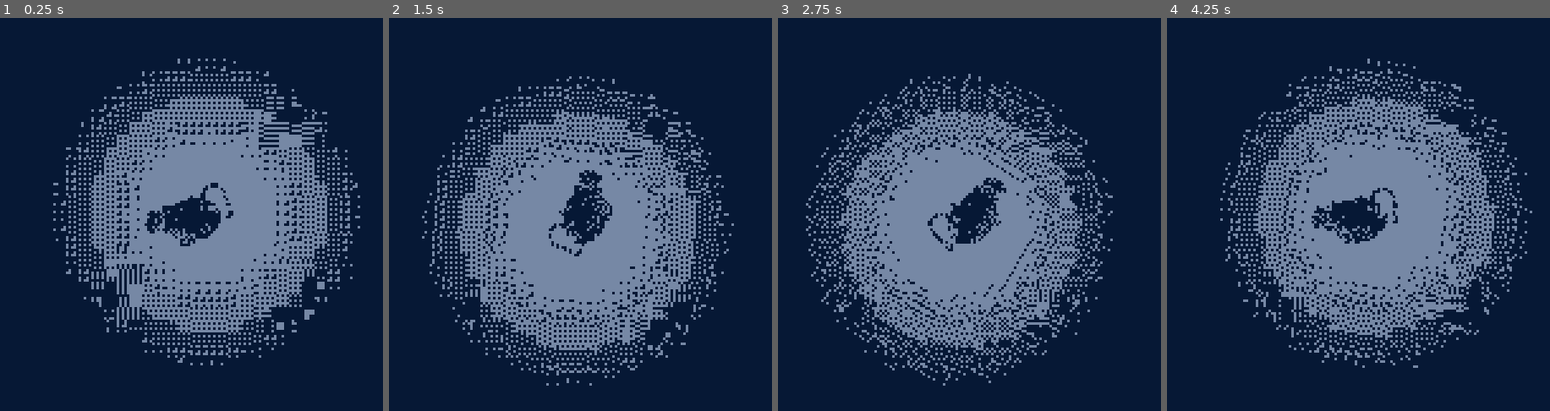
Above: before the commit, frames 1-4 (left to right).
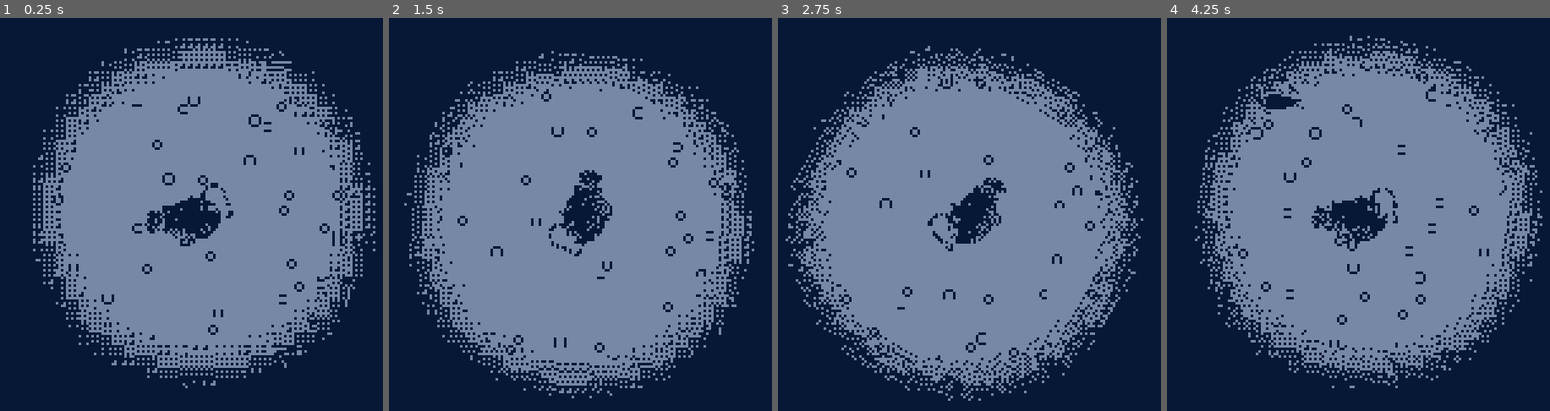
Above: after the commit, the same moments.

Repository: svilinskis1/apex-predator
Game: Godot game, scene res://scenes/levels/main.tscn
Same seed, same stepped clock (60 frames per second), same inputs: the game is played once before the commit and once after it.
Inputs:
- Up to frame 1 (0.25 s): no input
- Up to frame 2 (1.5 s): hold D (right) 0.53-1.28 s; hold A (left) from 1.28 s (still down)
- Up to frame 3 (2.75 s): release A (left) at 2.03 s; hold D (right) from 2.03 s (still down)
- Up to frame 4 (4.25 s): release D (right) at 2.78 s; hold W (forward) 2.78-3.53 s; hold A (left) from 3.53 s (still down)

The runs differ from the first frame. In frame 1, 24% of the frame differs, in the area x 8-99%, y 5-95%; in frame 2, 24%; in frame 3, 24%; in frame 4, 24%.

Commit message:
bubbles

Diff:
--- /dev/null
+++ b/alpha predator/assets/shaders/bubbles.gdshader
@@ -0,0 +1,9 @@
+shader_type canvas_item;
+
+
+uniform float speed;
+
+
+void fragment () {
+	COLOR = texture(TEXTURE, vec2(UV.x + TIME * speed, UV.y));
+}
--- a/alpha predator/scenes/characters/player.tscn
+++ b/alpha predator/scenes/characters/player.tscn
@@ -14,7 +14,7 @@
 radius = 9.0
 
 [sub_resource type="CircleShape2D" id="CircleShape2D_wsr1x"]
-radius = 26.0
+radius = 42.0476
 
 [node name="player" type="CharacterBody2D"]
 script = ExtResource("1_lbji8")
@@ -40,7 +40,7 @@
 show_behind_parent = true
 z_index = -1
 position = Vector2(5, -2)
-scale = Vector2(4.89415, 4.89415)
+scale = Vector2(4.5, 4.5)
 texture = ExtResource("2_wfn37")
 
 [node name="Anglerfish" type="Sprite2D" parent="."]
--- a/alpha predator/scenes/levels/bubbles.tscn
+++ b/alpha predator/scenes/levels/bubbles.tscn
@@ -1,5 +1,49 @@
-[gd_scene format=3 uid="uid://i4mrdcgok8ht"]
+[gd_scene load_steps=5 format=3 uid="uid://i4mrdcgok8ht"]
+
+[ext_resource type="Shader" path="res://assets/shaders/bubbles.gdshader" id="1_g78ui"]
+[ext_resource type="Script" path="res://scripts/bubbles.gd" id="1_x33is"]
+[ext_resource type="Texture2D" uid="uid://0cysg5v3e68a" path="res://assets/sprites/bubbles.png" id="3_vbl8h"]
+
+[sub_resource type="ShaderMaterial" id="ShaderMaterial_rx00d"]
+shader = ExtResource("1_g78ui")
+shader_parameter/speed = null
 
 [node name="bubbles" type="Node2D"]
+scale = Vector2(0.75, 0.75)
+script = ExtResource("1_x33is")
 
-[node name="Sprite2D" type="Sprite2D" parent="."]
+[node name="bubbles1" type="TextureRect" parent="."]
+texture_repeat = 2
+material = SubResource("ShaderMaterial_rx00d")
+offset_right = 260.0
+offset_bottom = 360.0
+texture = ExtResource("3_vbl8h")
+metadata/_edit_use_anchors_ = true
+
+[node name="bubbles2" type="TextureRect" parent="."]
+texture_repeat = 2
+material = SubResource("ShaderMaterial_rx00d")
+offset_top = 344.0
+offset_right = 260.0
+offset_bottom = 704.0
+texture = ExtResource("3_vbl8h")
+metadata/_edit_use_anchors_ = true
+
+[node name="bubbles3" type="TextureRect" parent="."]
+texture_repeat = 2
+material = SubResource("ShaderMaterial_rx00d")
+offset_left = 251.0
+offset_right = 511.0
+offset_bottom = 360.0
+texture = ExtResource("3_vbl8h")
+metadata/_edit_use_anchors_ = true
+
+[node name="bubbles4" type="TextureRect" parent="."]
+texture_repeat = 2
+material = SubResource("ShaderMaterial_rx00d")
+offset_left = 251.0
+offset_top = 344.0
+offset_right = 511.0
+offset_bottom = 704.0
+texture = ExtResource("3_vbl8h")
+metadata/_edit_use_anchors_ = true
--- a/alpha predator/scenes/levels/main.tscn
+++ b/alpha predator/scenes/levels/main.tscn
@@ -2,7 +2,7 @@
 
 [ext_resource type="PackedScene" uid="uid://caoissth78lkl" path="res://scenes/characters/prey.tscn" id="2_pwfgo"]
 [ext_resource type="Shader" path="res://assets/shaders/1bit.gdshader" id="3_jwdda"]
-[ext_resource type="Texture2D" uid="uid://c6o4snw81d8e2" path="res://assets/sprites/bubble.png" id="4_fbsgm"]
+[ext_resource type="PackedScene" uid="uid://i4mrdcgok8ht" path="res://scenes/levels/bubbles.tscn" id="4_4c268"]
 [ext_resource type="PackedScene" uid="uid://bp3df403sii58" path="res://scenes/characters/player.tscn" id="4_vcnxr"]
 [ext_resource type="Texture2D" uid="uid://blrlw62x2llni" path="res://assets/sprites/tilemap2.png" id="5_w3h4r"]
 
@@ -125,19 +125,50 @@
 offset_bottom = 240.0
 color = Color(0, 0, 0, 1)
 
-[node name="Bubble" type="Sprite2D" parent="."]
-visible = false
-position = Vector2(122, 79)
-scale = Vector2(0.8, 0.8)
-texture = ExtResource("4_fbsgm")
+[node name="preys" type="Node" parent="."]
 
-[node name="prey2" parent="." instance=ExtResource("2_pwfgo")]
+[node name="prey" parent="preys" instance=ExtResource("2_pwfgo")]
+position = Vector2(27, 114)
+
+[node name="prey2" parent="preys" instance=ExtResource("2_pwfgo")]
 position = Vector2(214, 45)
 
-[node name="prey" parent="." instance=ExtResource("2_pwfgo")]
-position = Vector2(27, 114)
+[node name="prey3" parent="preys" instance=ExtResource("2_pwfgo")]
+position = Vector2(284, 122)
+
+[node name="prey4" parent="preys" instance=ExtResource("2_pwfgo")]
+position = Vector2(21, 225)
+
+[node name="prey5" parent="preys" instance=ExtResource("2_pwfgo")]
+position = Vector2(153, 259)
+
+[node name="prey6" parent="preys" instance=ExtResource("2_pwfgo")]
+position = Vector2(-92, 349)
+
+[node name="prey7" parent="preys" instance=ExtResource("2_pwfgo")]
+position = Vector2(11, 451)
+
+[node name="prey8" parent="preys" instance=ExtResource("2_pwfgo")]
+position = Vector2(-232, 589)
+
+[node name="prey9" parent="preys" instance=ExtResource("2_pwfgo")]
+position = Vector2(-105, 483)
+
+[node name="prey10" parent="preys" instance=ExtResource("2_pwfgo")]
+position = Vector2(-92, 670)
 
 [node name="background" type="TileMap" parent="."]
 tile_set = SubResource("TileSet_teib5")
 format = 2
 layer_0/tile_data = PackedInt32Array(-262144, 65536, 0, -262139, 65536, 0, -262134, 65536, 0, -262129, 65536, 0, 65556, …(2833 unchanged characters)…
+
+[node name="bubbleses" type="Node" parent="."]
+
+[node name="bubbles" parent="bubbleses" instance=ExtResource("4_4c268")]
+position = Vector2(-411, 237)
+
+[node name="bubbles2" parent="bubbleses" instance=ExtResource("4_4c268")]
+position = Vector2(-30, -277)
+
+[node name="bubbles3" parent="bubbleses" instance=ExtResource("4_4c268")]
+position = Vector2(-32, 242)
--- /dev/null
+++ b/alpha predator/scripts/bubbles.gd
@@ -0,0 +1,28 @@
+extends Node2D
+
+var speed = 20
+var top
+var bottom
+
+# Called when the node enters the scene tree for the first time.
+func _ready():
+	top = $bubbles1.position.y - $bubbles1.size.y
+	bottom = $bubbles4.position.y
+# Called every frame. 'delta' is the elapsed time since the previous frame.
+func _process(delta):
+
+	$bubbles1.position.y -= speed * delta
+	if $bubbles1.position.y <= top:
+		$bubbles1.position.y = bottom
+
+	$bubbles2.position.y -= speed * delta
+	if $bubbles2.position.y <= top:
+		$bubbles2.position.y = bottom
+
+	$bubbles3.position.y -= speed * delta
+	if $bubbles3.position.y <= top:
+		$bubbles3.position.y = bottom
+
+	$bubbles4.position.y -= speed * delta
+	if $bubbles4.position.y <= top:
+		$bubbles4.position.y = bottom
Binary file added: alpha predator/assets/sprites/bubbles.png
Not shown, added: alpha predator/assets/sprites/bubbles.png.import
Binary file changed: alpha predator/assets/sprites/white circle.png
